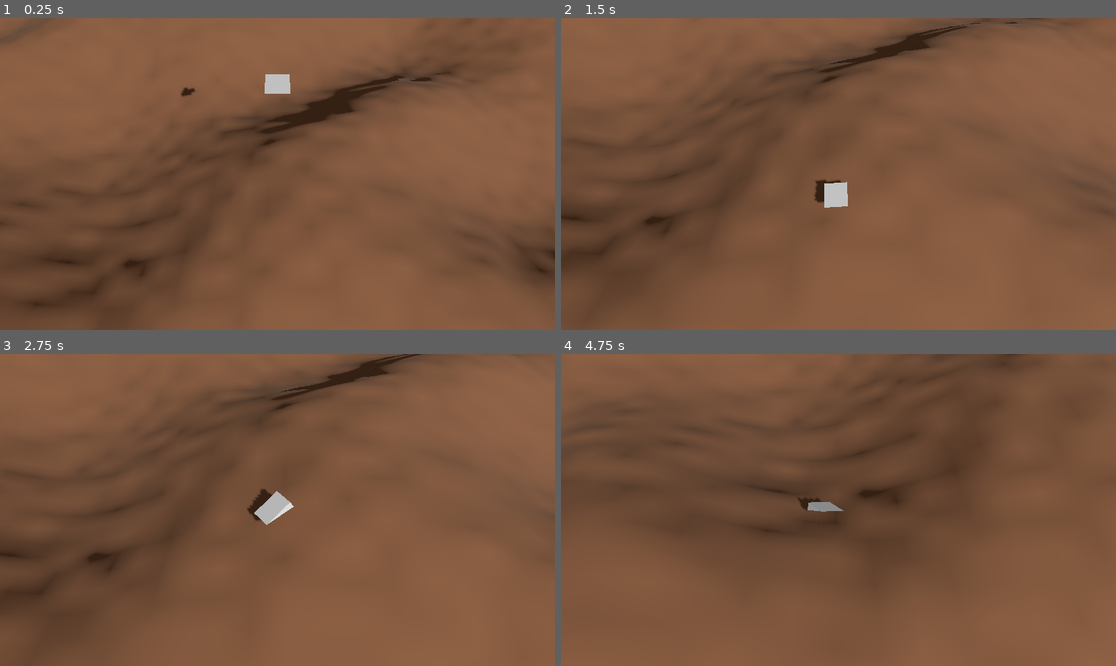
Above: before the commit, frames 1-4 (two rows, left to right).
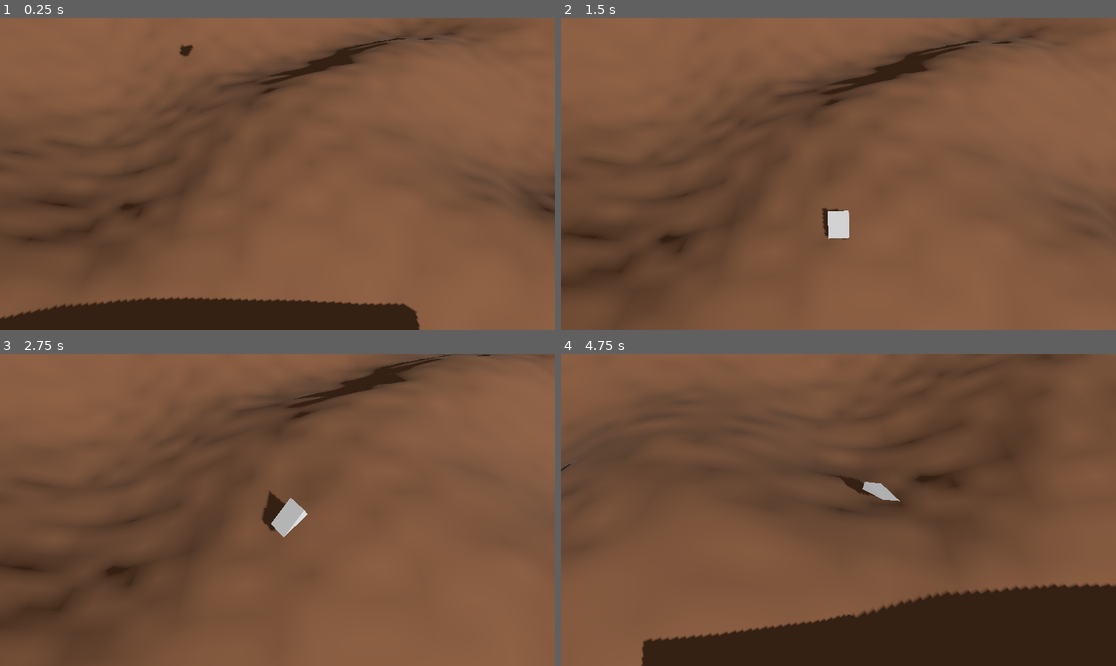
Above: after the commit, the same moments.

Repository: bluziDev/necrocar
Game: Godot game, scene res://Scenes/test_park.tscn
Two runs of this game, one before a commit and one after it. Both use one fixed random seed, a clock stepped at 60 frames per second and the inputs below.
Inputs:
- Up to frame 1 (0.25 s): no input
- Up to frame 2 (1.5 s): hold D (steer_right) 0.53-1.28 s; hold S (drive_backward) from 1.28 s (still down)
- Up to frame 3 (2.75 s): release S (drive_backward) at 2.03 s; hold D (steer_right) from 2.03 s (still down)
- Up to frame 4 (4.75 s): release D (steer_right) at 2.78 s; hold Up (drive_forward) 2.78-3.53 s; hold A (steer_left) from 3.53 s (still down)

The runs differ from the first frame. In frame 1, 25% of the frame differs, in the area x 0-100%, y 0-100%; in frame 2, 7.0%; in frame 3, 4.6%; in frame 4, 20%.

Commit message:
improved car physics

Diff:
--- a/Scenes/car_mesh.tscn
+++ b/Scenes/car_mesh.tscn
@@ -8,8 +8,14 @@
 
 [node name="Node3D" type="Node3D"]
 script = ExtResource("1_pacwr")
+tilt_force = 5.0
+tilt_damp = 2.0
+pos_force = 5.0
+pos_damp = 2.0
+max_pos_offset = 0.3
+mass = 16.0
 
 [node name="MeshInstance3D2" type="MeshInstance3D" parent="."]
-transform = Transform3D(4.37114e-08, -3.82137e-15, -1, -8.74228e-08, -1, 0, -1, 8.74228e-08, -4.37114e-08, 0, 0, 0)
+transform = Transform3D(-4.37114e-08, 0, -1, 0, 1, 0, 1, 0, -4.37114e-08, 0, 0, -0.13)
 mesh = SubResource("PrismMesh_kjcej")
 skeleton = NodePath("../..")
--- a/Scenes/test_park.tscn
+++ b/Scenes/test_park.tscn
@@ -64,21 +64,19 @@
 size = 12.428
 far = 145.05
 script = ExtResource("4_0q4i5")
-lerp_speed = 5.0
+lerp_speed = 0.1
 target_node = NodePath("../RigidBody3D")
 follow_offset = Vector3(0, 10, 10)
+look_ahead = Vector3(0.85, 0, 0.85)
 
 [node name="StaticBody3D" type="StaticBody3D" parent="."]
-process_mode = 4
-transform = Transform3D(1, 0, 0, 0, 1, 0, 0, 0, 1, 0, 6.087, 0)
-visible = false
+transform = Transform3D(1, 0, 0, 0, 0.733872, -0.679288, 0, 0.679288, 0.733872, 0, 6.087, 24.7131)
 
 [node name="MeshInstance3D" type="MeshInstance3D" parent="StaticBody3D"]
 mesh = SubResource("BoxMesh_uql3w")
 
 [node name="CollisionShape3D" type="CollisionShape3D" parent="StaticBody3D"]
 shape = SubResource("BoxShape3D_mblfy")
-disabled = true
 
 [node name="RigidBody3D" type="RigidBody3D" parent="."]
 transform = Transform3D(1, 0, 0, 0, 1, 0, 0, 0, 1, 0, 14.2877, 0)
@@ -89,7 +87,8 @@
 turn_power = 10.0
 turn_damp = 5.0
 grounded_dis = 0.6
-drift_damp = 2.0
+drift_damp = 1.0
+turn_transfer = 0.5
 
 [node name="CollisionShape3D" type="CollisionShape3D" parent="RigidBody3D"]
 shape = SubResource("SphereShape3D_unbae")
@@ -105,5 +104,3 @@
 target_position = Vector3(0, -100, 0)
 
 [node name="CarMesh" parent="RigidBody3D" instance=ExtResource("6_jlij0")]
-spring_force = 5.0
-spring_damp = 2.0
--- a/Scripts/camera_controller.gd
+++ b/Scripts/camera_controller.gd
@@ -5,9 +5,15 @@
 #@onready var linear_pos = global_position
 @export var target_node : Node3D
 @export var follow_offset : Vector3
+@export var look_ahead : Vector3
+var speed_offset = Vector3(0,0,0)
+
+func _ready():
+	speed_offset = look_ahead * target_node.linear_velocity
 
 func _process(delta):
-	var target_pos = target_node.global_position + follow_offset
+	speed_offset = (speed_offset + look_ahead * target_node.linear_velocity) / 2
+	var target_pos = target_node.global_position + follow_offset + speed_offset
 	#var linear_dif = target_pos - global_position
 	#var approach_delta = approach_speed * delta
 	#if linear_dif.length() < approach_delta:
@@ -15,5 +21,5 @@
 	#else:
 	#	linear_pos += approach_delta * linear_dif.normalized()
 	#global_position = lerp(global_position,linear_pos,clamp(lerp_speed * delta,0,1))
-	global_position = lerp(global_position,target_pos,clamp(lerp_speed * delta,0,1))
+	global_position = lerp(global_position,target_pos,1 - pow(lerp_speed,delta))
 	pass
--- a/Scripts/custom_car/car_mesh.gd
+++ b/Scripts/custom_car/car_mesh.gd
@@ -1,14 +1,32 @@
 extends Node3D
 
-@export var spring_force : float
-@export var spring_damp : float
+@export var tilt_force : float
+@export var tilt_damp : float
 @onready var parent = get_parent()
 var up = Vector3(0,1,0)
-var spring_velocity = Vector3(0,0,0)
+var tilt_speed = Vector3(0,0,0)
+@export var pos_force : float
+@export var pos_damp : float
+var pos_offset = Vector3(0,0,0)
+var pos_speed = Vector3(0,0,0)
+@export var max_pos_offset : float
+@export var mass : float
+@onready var parent_vel = parent.linear_velocity
 
 func _process(delta):
-	var up_difference = parent.ground_norm - up
-	spring_velocity += sign(up_difference) * spring_force * delta
-	spring_velocity /= 1 + spring_damp * delta
-	up += spring_velocity * delta
-	look_at(global_position + up,parent.move_dir)
+	#bouncy tilt
+	var up_target = parent.ground_norm
+	var up_difference = up_target - up
+	tilt_speed += sign(up_difference) * tilt_force * delta
+	tilt_speed /= 1 + tilt_damp * delta
+	up += tilt_speed * delta
+	var forward = parent.move_dir_xz
+	look_at(global_position + up,forward)
+
+	#bouny position offset
+	pos_speed += (parent_vel - parent.linear_velocity) * mass * delta
+	parent_vel = parent.linear_velocity
+	pos_speed += -sign(pos_offset) * pos_force * delta
+	pos_speed /= 1 + pos_damp * delta
+	pos_offset += pos_speed * delta
+	global_position = parent.global_position + pos_offset.normalized() * min(max_pos_offset,pos_offset.length())
--- a/Scripts/custom_car/car_rb_controller.gd
+++ b/Scripts/custom_car/car_rb_controller.gd
@@ -14,6 +14,7 @@
 var grounded = true
 @export var grounded_dis : float
 @export var drift_damp : float
+@export var turn_transfer : float
 var last_grounded_velocity = Vector3(0,0,0)
 
 func _physics_process(delta):
@@ -36,12 +37,16 @@
 	else:
 		grounded = false
 	#move_dir = Input.get_axis("steer_right","steer_left") * turn_speed * delta
+	if grounded:
+		turn_speed += Input.get_axis("steer_right","steer_left") * turn_power * delta
+		turn_speed /= 1 + turn_damp * delta
 	move_dir_xz = move_dir_xz.rotated(Vector3(0,1,0),turn_speed * delta)
 	drift_axis = move_dir_xz.cross(ground_norm).normalized()
 	move_dir = drift_axis.cross(ground_norm).normalized()
 	if grounded:
-		turn_speed += Input.get_axis("steer_right","steer_left") * turn_power * delta
-		turn_speed /= 1 + turn_damp * delta
+		#transfer momentum by turning
+		linear_velocity = linear_velocity.rotated(ground_norm,turn_speed * turn_transfer * delta)
+		#main drive force
 		apply_central_force(horsepower * delta * move_dir * Input.get_axis("drive_forward","drive_backward"))
 		#damp velocity side to side
 		var drift_velocity = linear_velocity.project(drift_axis)
Not shown, added: export_presets.cfg
